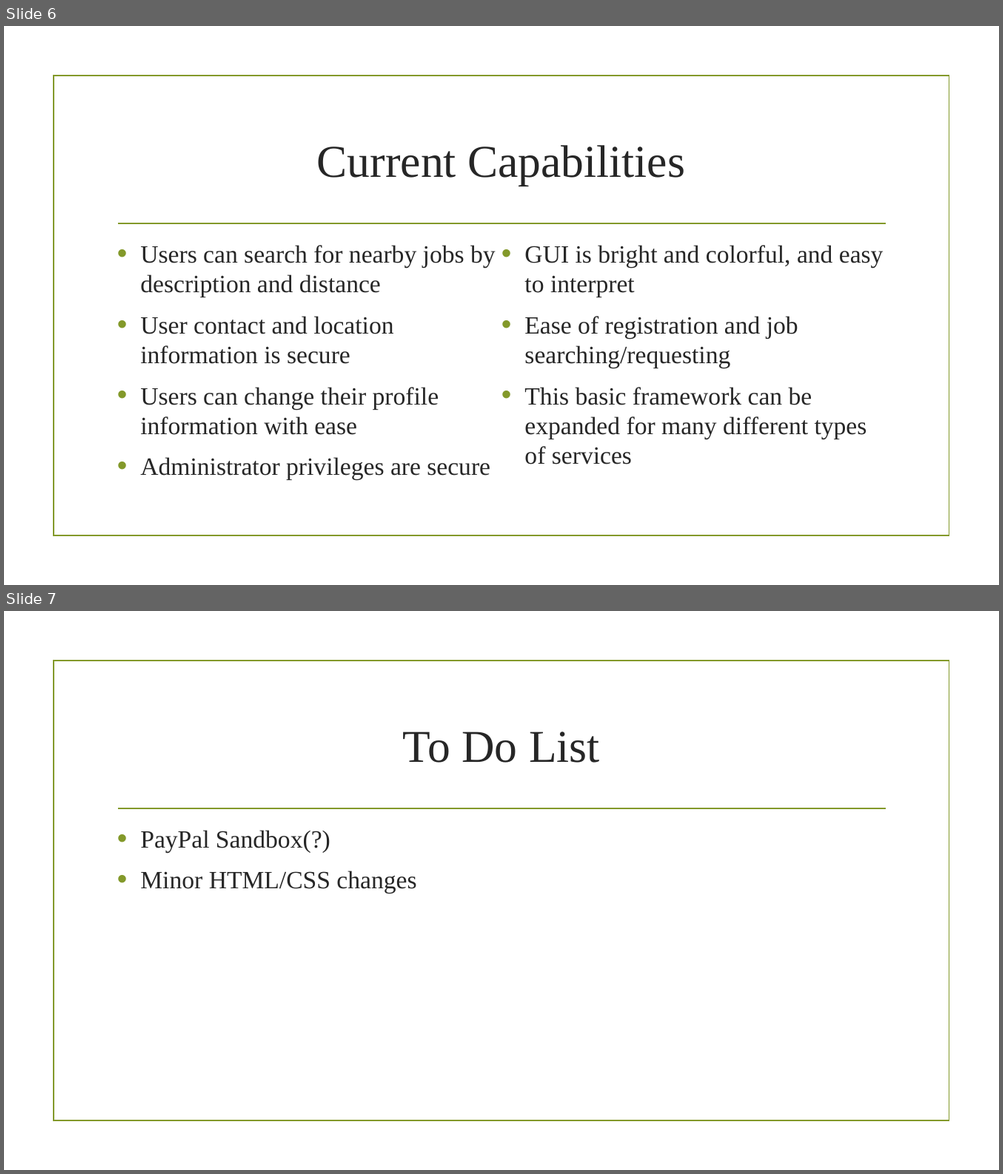
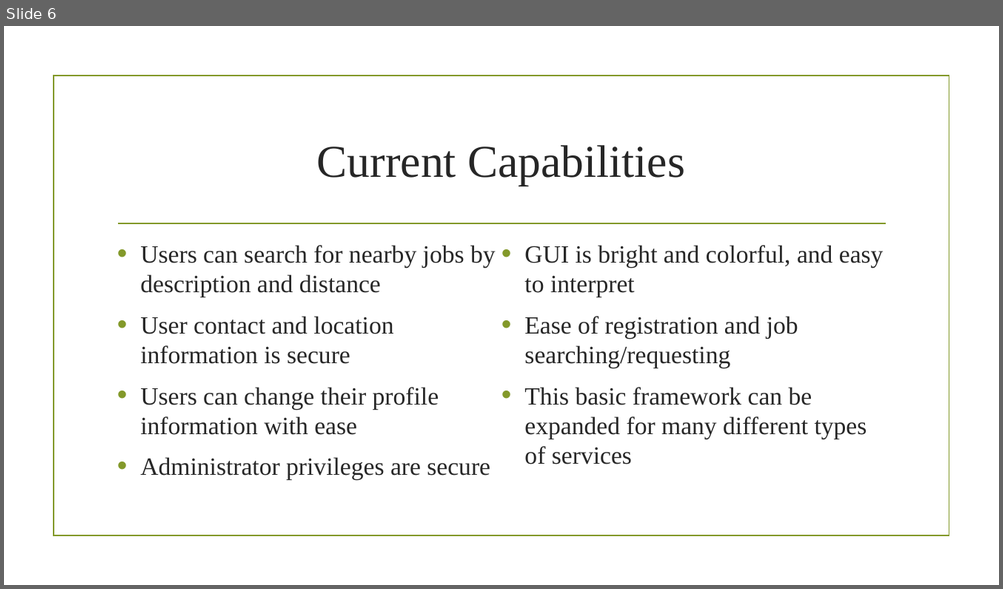
Before and after one commit to jjumbc/Software-Engineering-Group-project, a slide deck: Presentation/Spiral3.pptx. Shown one above the other, each under a label of ours: slides 6 and 7 before the commit, slide 6 after it. The pictures are 1003x1174 and 1003x589 pixels, drawn with LibreOffice and Linux fonts; fonts in the diff are those of the drawing; background and template pictures are left out. Boxes give left, top, right and bottom in pixels: in the first picture for what was removed or moved away, otherwise in the second. Text is boxed around its words. In the diff, an @@ line names an element or a change of style, - is before the commit and + after.

```diff
--- a/Presentation/Spiral3.pptx
+++ b/Presentation/Spiral3.pptx
@@ slide 7 removed at (x1=4, y1=611, x2=999, y2=1170), background picture (left out); not listed: 2 template elements that a slide beside it also shows @@
@@ title removed at (x1=403, y1=732, x2=600, y2=763) @@
-To Do List
@@ text removed at (x1=140, y1=830, x2=416, y2=894) @@
-• PayPal Sandbox(?)
-• Minor HTML/CSS changes
```
Also in this commit, not shown: 1 slide changed.
